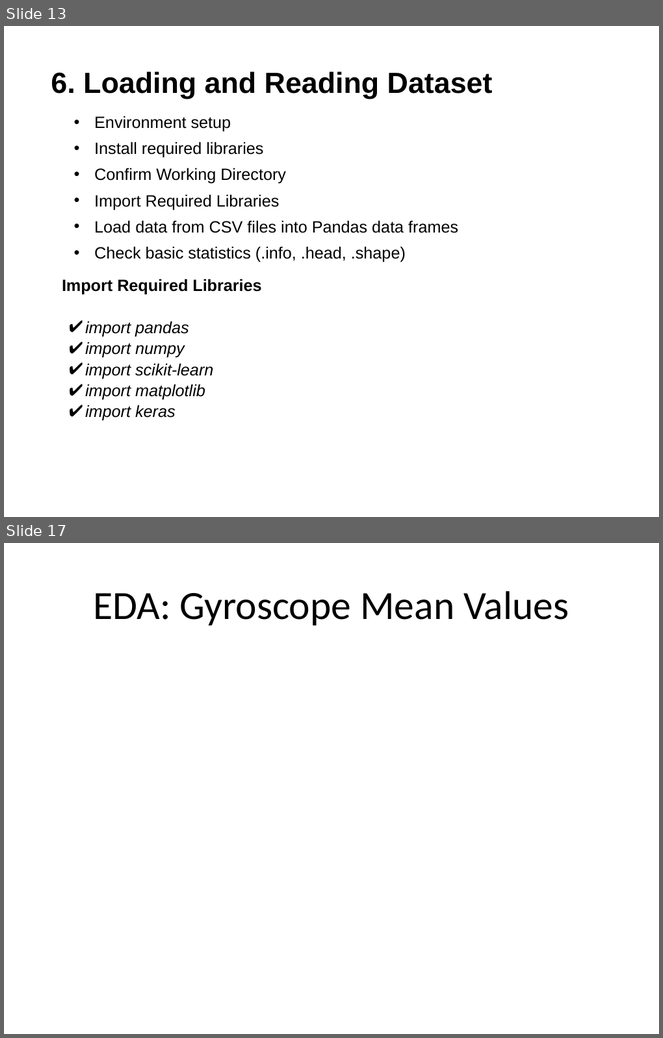
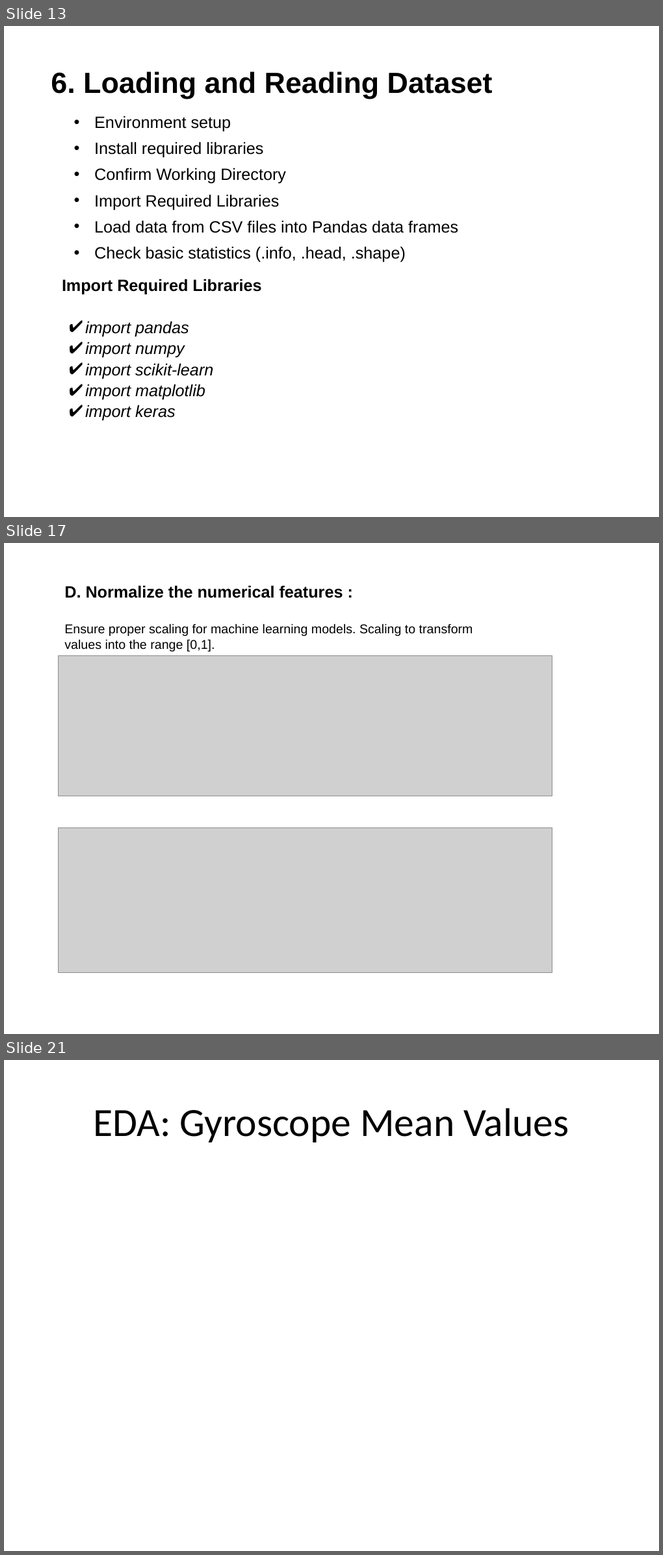
Before and after one commit to 2023aiml073/-Human-Activity-Recognition-for-Health-Monitoring-Using-Wearable-Devices, a slide deck: Document/Cohort11_Group6_CapstoneProject_Presentation.pptx. Shown one above the other, each under a label of ours: slides 13 and 17 before the commit, slides 13, 17 and 21 after it; the slides between them are not shown. The pictures are 663x1038 and 663x1555 pixels, drawn with LibreOffice and Linux fonts; fonts in the diff are those of the drawing; grey boxes stand for pictures. Boxes give left, top, right and bottom in pixels: in the first picture for what was removed or moved away, otherwise in the second. Text is boxed around its words. In the diff, an @@ line names an element or a change of style, - is before the commit and + after.

```diff
--- a/Document/Cohort11_Group6_CapstoneProject_Presentation.pptx
+++ b/Document/Cohort11_Group6_CapstoneProject_Presentation.pptx
@@ slide 17 added at <box>4,543,659,1034</box>, background #FFFFFF @@
@@ text added at <box>64,585,473,652</box>, 14 pt, text #000000 @@
+D. Normalize the numerical features :
+Ensure proper scaling for machine learning models. Scaling to transform values into the range [0,1].
@@ picture added at <box>59,655,553,796</box> @@
@@ picture added at <box>59,828,553,973</box> @@
@@ what was slide 17 is now slide 21 @@
```
Also in this commit, not shown: 3 slides changed, 4 other slides added, 1 slide removed, 1 other file.
